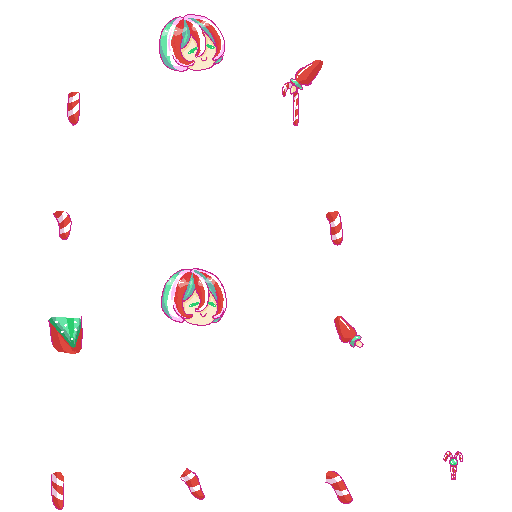
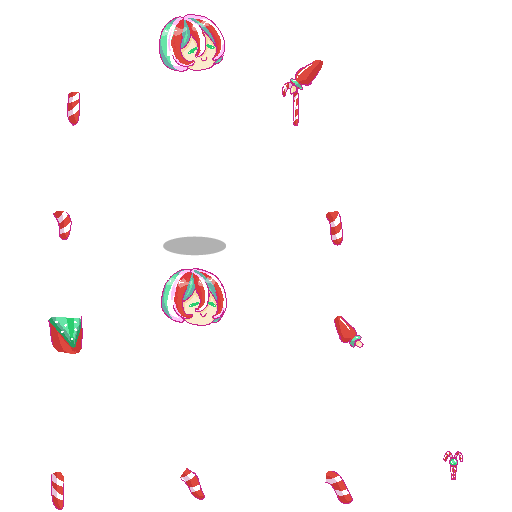
Two versions of the same layered image (512x512). Layer-by-layer changes:
added layer "shadow" above "highlight" over [163,236,226,256]
